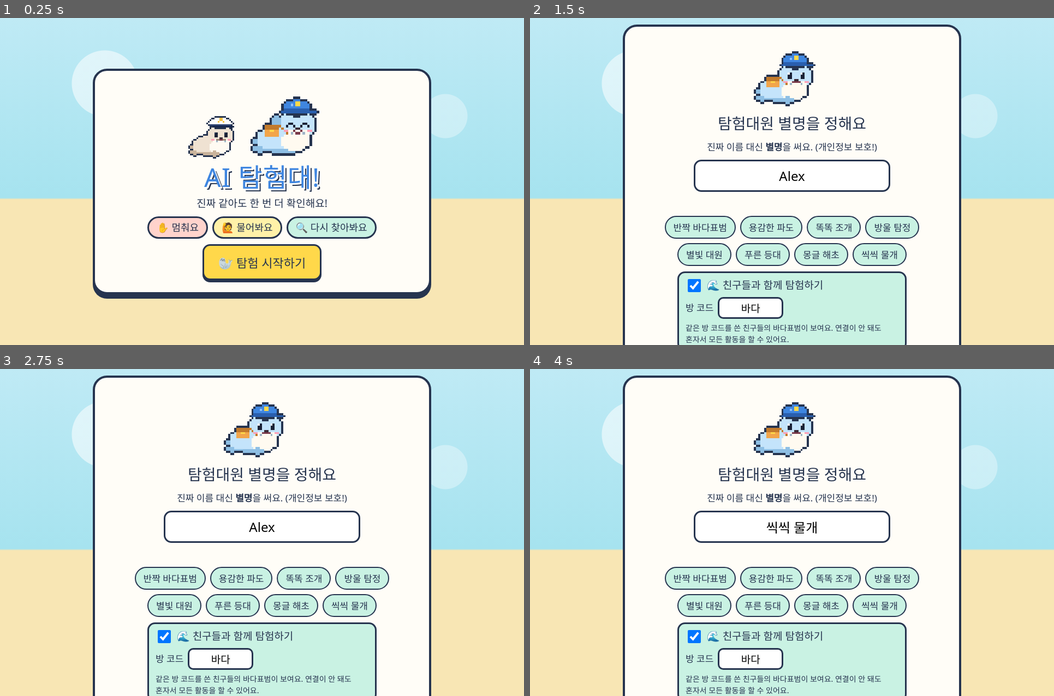
Above: before the commit, frames 1-4 (two rows, left to right).
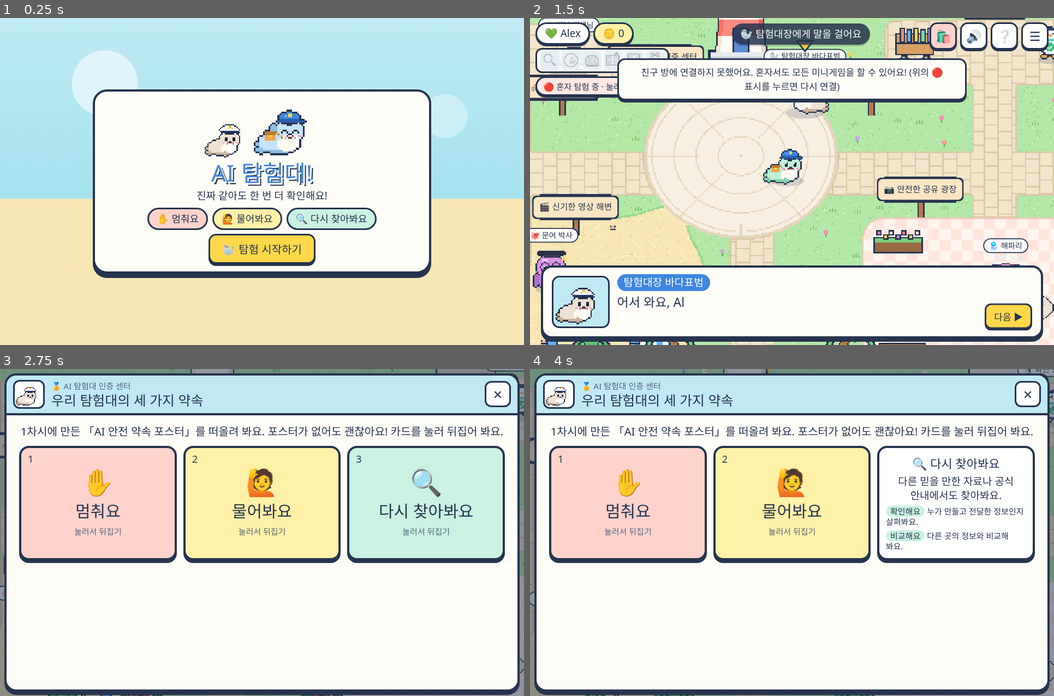
Above: after the commit, the same moments.

Repository: cheeyolove/ai-adventure-game
Game: browser game, page index.html
The game is run twice, just before and just after one commit, with the same random seed, the same clock (stepped at 60 frames per second) and the same inputs.
Inputs (mouse positions are in pixels of both pictures, inside the frame that each line leads up to; where the layout moved, square brackets give the same spot in the first picture):
- Up to frame 1 (0.25 s): no input
- Up to frame 2 (1.5 s): click "🦭 탐험 시작하기" at 0.27 s; click (792, 138) [792, 174] at 0.52 s; type "Alex" at 0.52 s; click (823, 188) at 0.77 s, where only the run after the commit has a clickable "이 별명으로 시작 ▶"; hold Right from 1.03 s (still down); click (792, 214) at 1.07 s; tap Space at 1.1 s
- Up to frame 3 (2.75 s): release Right at 1.53 s; hold Down 1.58-1.85 s; tap Space at 1.6, 2.1, 2.6 s; click (157, 499) at 1.67 s; click (476, 666) at 1.77 s, where only the run after the commit has a clickable "다음 ▶"; hold Left 1.9-2.47 s; click (366, 483) at 2.27 s; hold Up from 2.52 s (still down)
- Up to frame 4 (4 s): release Up at 2.82 s; click (870, 597) at 2.87 s; hold Right 2.87-3.53 s; tap Space at 3.1, 3.6 s; click (954, 503) at 3.27 s, where only the run after the commit has a clickable "3 🔍 다시 찾아봐요 눌러서 뒤집기 🔍 다시 찾아봐요…"; click (661, 614) at 3.47 s; hold Up 3.58-3.82 s; hold Left from 3.87 s (still down)

The runs differ from the first frame. In frame 1, 18% of the frame differs, in the area x 17-83%, y 15-86%; in frame 2, 77%; in frame 3, 79%, in the area x 0-100%, y 0-100%; in frame 4, 76%.

Commit message:
갤럭시 태블릿 가로 화면에서 시작 버튼이 잘리던 문제 수정
- 시작·별명 화면을 손가락으로 위아래로 밀 수 있게 함
- 별명 입력칸 바로 아래에 시작 버튼 (키보드가 올라와도 보이게)
- 키 작은 화면에서 시작 화면을 더 촘촘하게
- 삼성인터넷 다크 모드 색 변환 방지 신호(color-scheme: only light)

Co-Authored-By: Claude Opus 5.5 <noreply@anthropic.com>
Claude-Session: https://claude.ai/code/session_01AEMLYTo2cqWXHAKtKyfdXk

Diff:
--- a/css/style.css
+++ b/css/style.css
@@ -644,3 +644,24 @@
 .scolor { margin: 0; font-family: var(--fd); font-size: 16px; background: #fff; border: 2px solid var(--ink); border-radius: 99px; padding: 1px 12px; }
 .smsg.learn { font-size: 20px; color: var(--ink); background: var(--sun); border: 3px solid var(--ink); border-radius: 14px; padding: 6px 10px; animation: pop .5s; }
 .sstage.bubbly::after { content: "🫧"; position: absolute; top: 6px; left: 20%; font-size: 28px; animation: bob 1.2s infinite; }
+
+/* v3.1: 태블릿 가로(키 작은 화면)에서 시작 버튼이 잘리지 않게 */
+.screen.title { display: flex; overflow-y: auto; touch-action: pan-y; -webkit-overflow-scrolling: touch; }
+.screen.title > .tbox { margin: auto; }
+.mbox.scroll { touch-action: pan-y; }
+/* 별명 화면: 입력칸 바로 아래에 시작 버튼 (키보드가 올라와도 보이게) */
+#nameForm > * { order: 10; }
+#nameForm > .nseal { order: 1; } #nameForm > h2 { order: 2; } #nameForm > .sub { order: 3; }
+#nameForm > #nickInput { order: 4; } #nameForm > .err { order: 5; } #nameForm > .row { order: 6; margin-top: 0; }
+#nameForm > #suggest { order: 7; } #nameForm > .netpick { order: 8; }
+@media (max-height: 820px) {
+  .tbox { padding: 14px 18px; gap: 7px; }
+  #titleSeal { width: clamp(110px, 20vh, 170px); } #titleCaptain { width: clamp(80px, 14vh, 120px); }
+  .title h1 { font-size: clamp(34px, 7vh, 54px); }
+  .nseal { width: 96px; }
+  .tbox h2 { font-size: 24px; }
+  #nickInput { font-size: 21px; padding: 6px 12px; }
+  .chip { min-height: 38px; padding: 4px 12px; font-size: 16px; }
+  .netpick { padding: 6px 10px; }
+  .btn.big { min-height: 54px; padding: 10px 22px; font-size: 20px; }
+}
--- a/index.html
+++ b/index.html
@@ -4,6 +4,7 @@
 <meta charset="utf-8">
 <meta name="viewport" content="width=device-width, initial-scale=1, maximum-scale=1, user-scalable=no, viewport-fit=cover">
 <meta name="theme-color" content="#8fd8ea">
+<meta name="color-scheme" content="only light">
 <meta name="description" content="초등 3~4학년 AI 리터러시 교육 게임 — 진짜 같아도 한 번 더 확인해요!">
 <title>AI 탐험대!</title>
 <link rel="preconnect" href="https://fonts.googleapis.com">
@@ -52,7 +53,7 @@
 <div id="toast" hidden role="status"></div>
 
 <!-- 시작 화면 -->
-<section id="title" class="screen title">
+<section id="title" class="screen title scroll">
   <div class="tbox">
     <div class="tpics"><img id="titleCaptain" alt=""><img id="titleSeal" alt="바다표범 탐험대원"></div>
     <h1>AI 탐험대!</h1>
@@ -67,7 +68,7 @@
 </section>
 
 <!-- 별명 만들기 -->
-<section id="nameScreen" class="screen title" hidden>
+<section id="nameScreen" class="screen title scroll" hidden>
   <form id="nameForm" class="tbox" autocomplete="off">
     <img id="nameSeal" class="nseal" alt="">
     <h2>탐험대원 별명을 정해요</h2>
@@ -102,7 +103,7 @@
 
 <!-- 배지 받기 -->
 <section id="badgeModal" class="screen modal" hidden>
-  <div class="mbox badgebox">
+  <div class="mbox badgebox scroll">
     <p class="mtop">배지를 얻었어요!</p>
     <div class="bpic"><img id="badgePic" alt=""></div>
     <h2 id="badgeName"></h2>
@@ -152,7 +153,7 @@
 
 <!-- 메뉴 -->
 <section id="menu" class="screen modal" hidden>
-  <div class="mbox menubox">
+  <div class="mbox menubox scroll">
     <h2>☰ 메뉴</h2>
     <p id="menuName" class="small"></p>
     <button id="menuClose" class="btn primary" type="button">▶ 계속하기</button>
